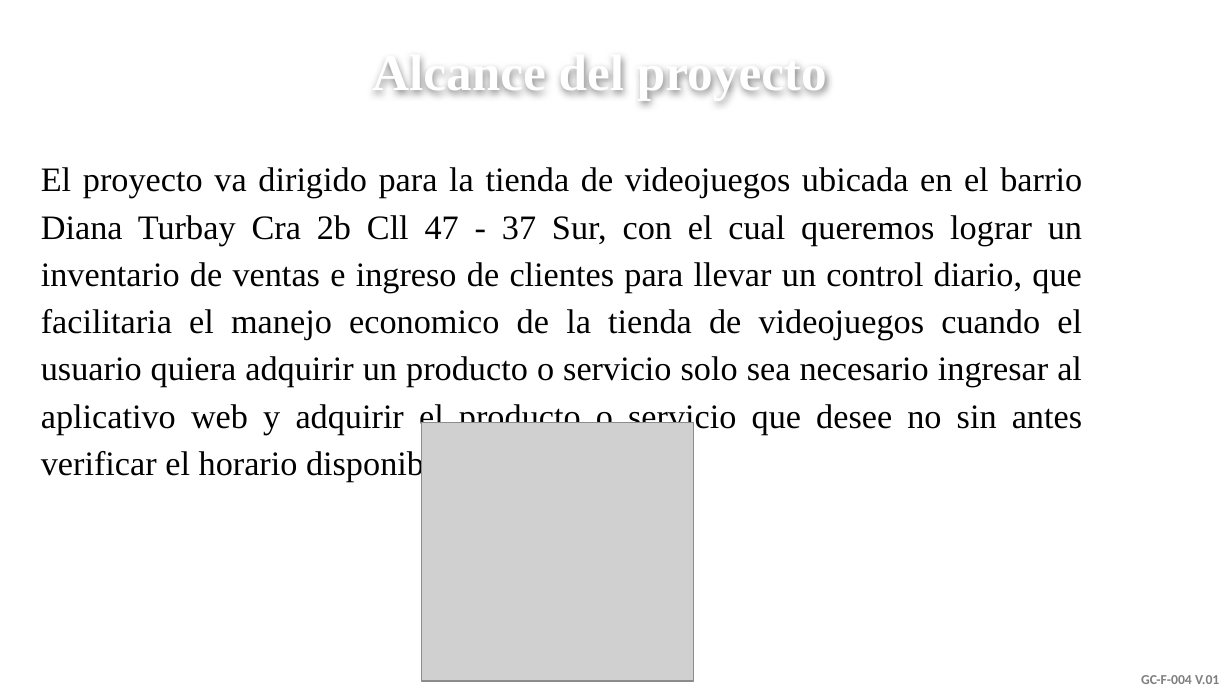
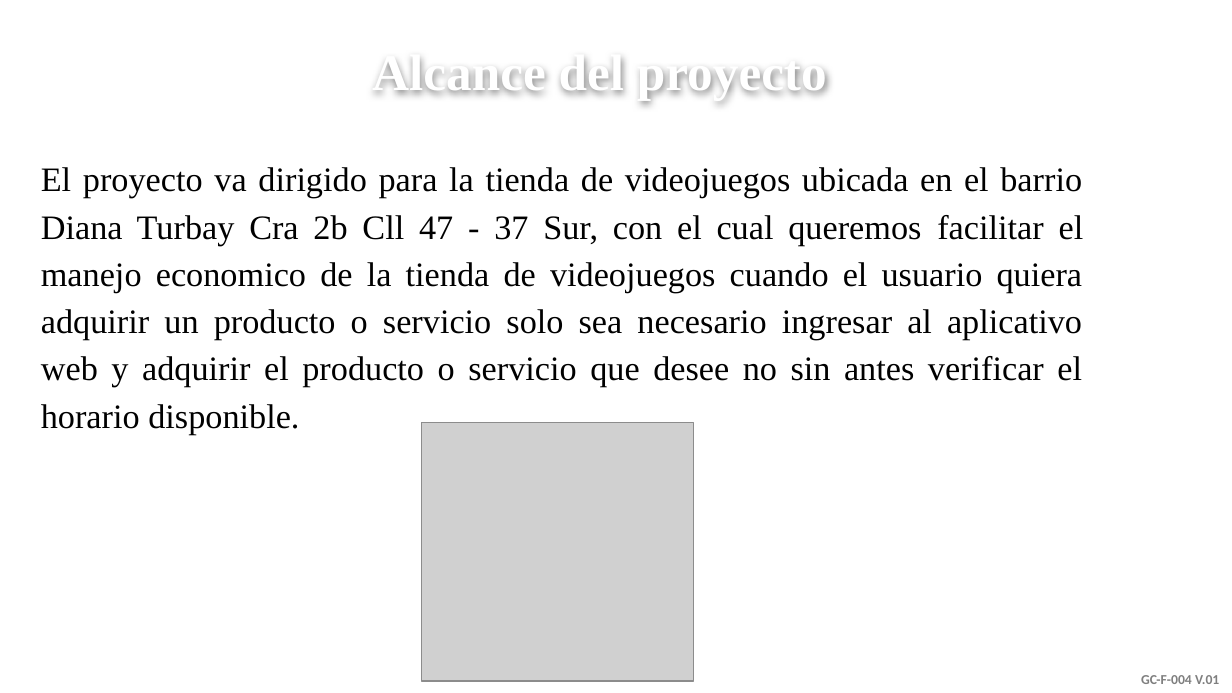
Before and after one commit to senaceet/Kyukeisho_New, a slide deck: slide 7 of 1- Analisis/1- Presentación/Presentación_Componente_Metodologico.pptx. Drawn at 1232x693 pixels with LibreOffice and Linux fonts; fonts in the diff are those of the drawing; grey boxes stand for pictures; background and template pictures are left out. Boxes give left, top, right and bottom in pixels: in the first picture for what was removed or moved away, otherwise in the second. Text is boxed around its words. In the diff, an @@ line names an element or a change of style, - is before the commit and + after.

```diff
--- a/1- Analisis/1- Presentación/Presentación_Componente_Metodologico.pptx
+++ b/1- Analisis/1- Presentación/Presentación_Componente_Metodologico.pptx
@@ text at [41, 167, 1084, 435]: text changed @@
-El proyecto va dirigido para la tienda de videojuegos ubicada en el barrio Diana Turbay Cra 2b Cll 47 - 37 Sur, con el cual queremos lograr un inventario de ventas e ingreso de clientes para llevar un control diario, que facilitaria el manejo economico de la tienda de videojuegos cuando el usuario quiera adquirir un producto o servicio solo sea necesario ingresar al aplicativo web y adquirir el producto o servicio que desee no sin antes verificar el horario disponible.
+El proyecto va dirigido para la tienda de videojuegos ubicada en el barrio Diana Turbay Cra 2b Cll 47 - 37 Sur, con el cual queremos facilitar el manejo economico de la tienda de videojuegos cuando el usuario quiera adquirir un producto o servicio solo sea necesario ingresar al aplicativo web y adquirir el producto o servicio que desee no sin antes verificar el horario disponible.
```
Also in this commit, not shown: 6 other slides changed.
